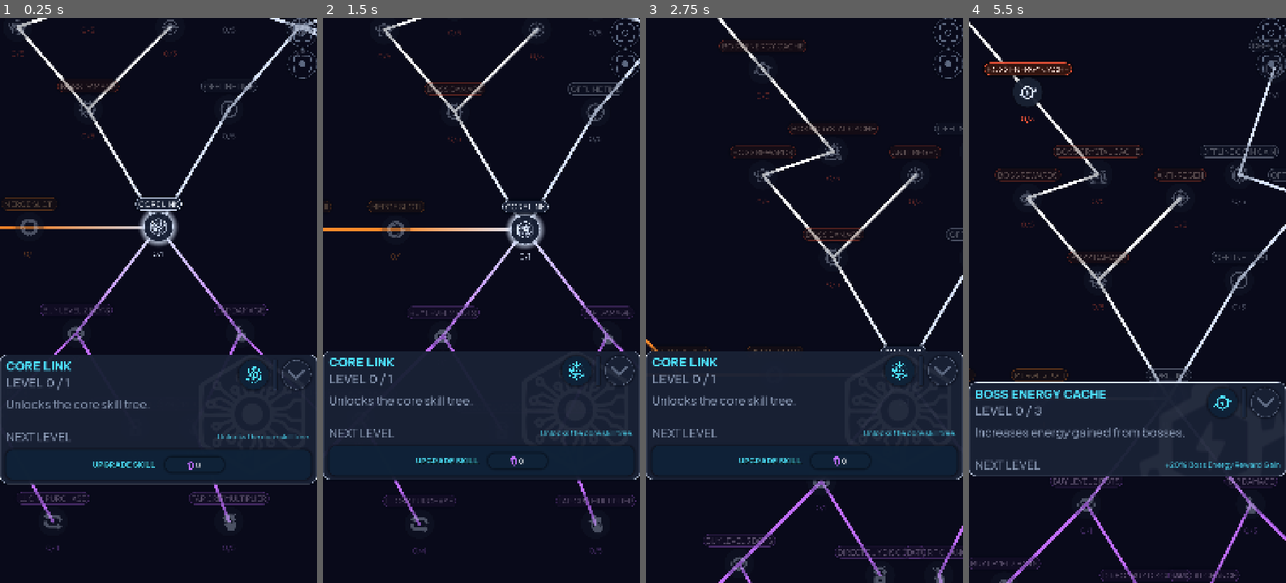
Above: before the commit, frames 1-4 (left to right).
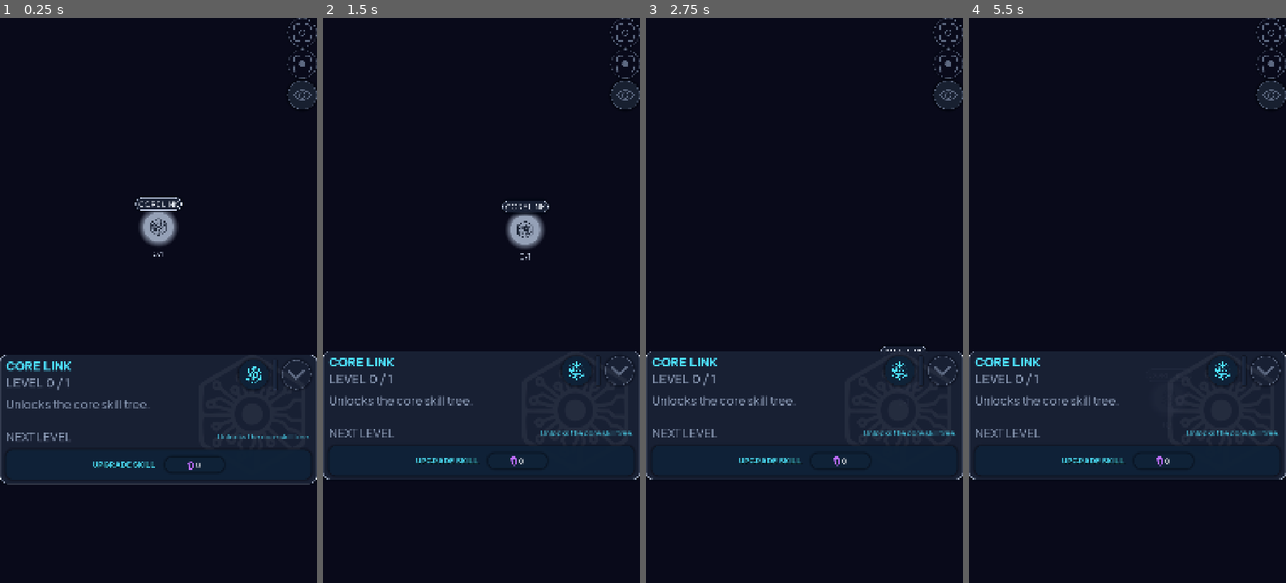
Above: after the commit, the same moments.

Repository: GogetaX/core-hopper
Game: Godot game, scene res://scenes/screens/skills/skills_screen.tscn
Same seed, same stepped clock (60 frames per second), same inputs: the game is played once before the commit and once after it. This scene is started directly instead of the project's main scene.
Inputs (mouse positions are in pixels of both pictures, inside the frame that each line leads up to):
- Up to frame 1 (0.25 s): no input
- Up to frame 2 (1.5 s): drag from (481, 227) to (513, 176) at 0.52 s; drag from (380, 181) to (465, 413) at 1.27 s
- Up to frame 3 (2.75 s): move the mouse to (680, 373) at 2.02 s; click (680, 373) at 2.17 s
- Up to frame 4 (5.5 s): tap Enter at 2.75 s; drag from (1156, 255) to (1032, 215) at 2.77 s; drag from (981, 142) to (1143, 300) at 3.52 s; drag from (1187, 249) to (1079, 159) at 4.27 s; move the mouse to (1029, 91) at 5.02 s; click (1029, 91) at 5.17 s

The runs differ from the first frame. In frame 1, 4.3% of the frame differs, in the area x 0-100%, y 0-95%; in frame 2, 4.1%; in frame 3, 3.7%; in frame 4, 13%, in the area x 0-100%, y 0-100%.

Commit message:
123

Diff:
--- a/autoload/GlobalColor.gd
+++ b/autoload/GlobalColor.gd
@@ -130,29 +130,6 @@
 
 	return "WHITE"
 
-func GetSkillBranchColor(branch: String) -> String:
-	match branch.strip_edges().to_lower():
-		"merge":
-			return "ORANGE"
-
-		"boss", "combat":
-			return "RED"
-
-		"offline", "core":
-			return "WHITE"
-
-		"bot_shop", "shop":
-			return "PURPLE"
-
-		"tap":
-			return "PURPLE"
-
-		"economy":
-			return "GOLD"
-
-		_:
-			return "WHITE"
-
 func BotRankToColor(rank_num:int):
 	match rank_num:
 		0:
--- a/autoload/GlobalSave.gd
+++ b/autoload/GlobalSave.gd
@@ -112,7 +112,7 @@
 
 func BuildCleanSaveData():
 	var res = {}
-	res["currencies"] = {"coins":0,"crystals":0,"energy":0} #default coins 0
+	res["currencies"] = {"coins":0,"crystals":50000,"energy":0} #default coins 0
 	res["bot_inventory"]={
 		"bot_db": [],
 		"merge_free_slots":4
--- a/autoload/GlobalSignals.gd
+++ b/autoload/GlobalSignals.gd
@@ -46,3 +46,5 @@
 signal OnRelicUpgradeSelected(relic_item:RelicUpgradeItemClass)
 @warning_ignore("unused_signal")
 signal OnRelicSynced()
+@warning_ignore("unused_signal")
+signal OnShowAllSkillsToggled(is_toggled)
--- a/autoload/GlobalSkillTree.gd
+++ b/autoload/GlobalSkillTree.gd
@@ -841,3 +841,8 @@
 		result["tap_execute_threshold_total"] = 0.0
 
 	return result
+
+func GetBranchColorStr(branch_id:String)->String:
+	if !_skill_tree_data.branches.has(branch_id):
+		return "WHITE"
+	return _skill_tree_data.branches[branch_id].get("color","WHITE")
--- a/data/skill_tree/skill_tree.json
+++ b/data/skill_tree/skill_tree.json
@@ -7,23 +7,23 @@
   "branches": {
 	"merge": {
 	  "title": "Merge",
-	  "color": "#F39A32"
+	  "color": "BLUE"
 	},
 	"boss": {
 	  "title": "Boss",
-	  "color": "#FF5A3B"
+	  "color": "RED"
 	},
 	"offline": {
 	  "title": "Offline",
-	  "color": "#44D7FF"
+	  "color": "WHITE"
 	},
 	"bot_shop": {
 	  "title": "Bot Shop",
-	  "color": "#7ED957"
+	  "color": "PURPLE"
 	},
 	"tap": {
 	  "title": "Tap",
-	  "color": "#B36CFF"
+	  "color": "ORANGE"
 	}
   },
   "nodes": {
@@ -548,8 +548,8 @@
         "offline_efficiency_1"
 	  ],
 	  "pos": {
-		"x": 360,
-		"y": -380
+		"x": 300,
+		"y": -500
 	  },
 	  "icon": "offline_crystal_gain",
 	  "effects": [
@@ -580,7 +580,7 @@
 	  ],
 	  "pos": {
 		"x": 500,
-		"y": -300
+		"y": -350
 	  },
 	  "icon": "energy_gain",
 	  "effects": [
@@ -744,7 +744,7 @@
         "buy_bot_lv2"
 	  ],
 	  "pos": {
-		"x": -40,
+		"x": -80,
 		"y": 340
 	  },
 	  "icon": "direct_buy_discount",
--- a/scenes/components/icon_bg.gd
+++ b/scenes/components/icon_bg.gd
@@ -2,6 +2,7 @@
 extends Control
 
 signal BtnPressed()
+signal BtnToggled(_is_toggled:bool)
 
 @export_enum("BORDER_ONLY","INSIDE_ONLY","BORDER_AND_INSIDE") var panel_type = "BORDER_AND_INSIDE":
 	set(value):
@@ -28,15 +29,16 @@
 	get:
 		return icon
 
-@export var as_button := false
+@export_enum("AS_ICON","AS_BUTTON","AS_TOGGLE") var btn_type := "AS_ICON"
 
+var is_toggled = false
 func _ready() -> void:
 	$IconBG.panel_color = panel_color
 	$IconBG.panel_type = panel_type
 	$IconBG/SkillIcon.self_modulate = $IconBG.GetBorderColor()
 	$IconBG/SkillIcon.texture = icon
 	if !Engine.is_editor_hint():
-		if as_button:
+		if btn_type == "AS_BUTTON" || btn_type == "AS_TOGGLE":
 			GlobalBtn.AddBtnPress(self)
 			GlobalBtn.BtnPress.connect(OnBtnPressed)
 			GlobalBtn.AddBtnMouseInOut(self,[$IconBG])
@@ -45,7 +47,14 @@
 	if btn_node != self:
 		return
 	GlobalBtn.AnimateBtnPressed($IconBG)
-	BtnPressed.emit()
+	match btn_type:
+		"AS_BUTTON":
+			BtnPressed.emit()
+		"AS_TOGGLE":
+			is_toggled = !is_toggled
+			$IconBG.set_border_as_bg = is_toggled
+			$IconBG/SkillIcon.self_modulate = $IconBG.GetBorderColor()
+			BtnToggled.emit(is_toggled)
 
 func GetTextColor():
 	return $IconBG.GetTextColor()
--- a/scenes/components/icon_bg_circle.tscn
+++ b/scenes/components/icon_bg_circle.tscn
@@ -2,7 +2,6 @@
 
 [ext_resource type="Script" uid="uid://c05c2amsoxcd0" path="res://scenes/components/icon_bg.gd" id="1_b0huu"]
 [ext_resource type="PackedScene" uid="uid://d0evldvdwvtf2" path="res://scenes/components/smart_panel_circle.tscn" id="2_b0huu"]
-[ext_resource type="Texture2D" uid="uid://dey60oevcyg38" path="res://art/icons/20_px/setting_icon.png" id="3_b0huu"]
 
 [node name="IconBGCircle" type="Control" unique_id=1682398798]
 custom_minimum_size = Vector2(100, 100)
@@ -29,6 +28,5 @@
 grow_horizontal = 2
 grow_vertical = 2
 mouse_filter = 2
-texture = ExtResource("3_b0huu")
 expand_mode = 1
 stretch_mode = 5
--- a/scenes/components/smart_panel_circle_skill_tree.tscn
+++ b/scenes/components/smart_panel_circle_skill_tree.tscn
@@ -8,8 +8,8 @@
 corner_radius_top_right = 100
 corner_radius_bottom_right = 100
 corner_radius_bottom_left = 100
-shadow_color = Color(0.21568628, 0.21568628, 0.21568628, 0.29411766)
-shadow_size = 10
+shadow_color = Color(1, 1, 1, 0.7294118)
+shadow_size = 20
 
 [sub_resource type="StyleBoxFlat" id="StyleBoxFlat_d5h2c"]
 resource_local_to_scene = true
@@ -24,8 +24,6 @@
 corner_radius_top_right = 100
 corner_radius_bottom_right = 100
 corner_radius_bottom_left = 100
-shadow_color = Color(1, 1, 1, 0.7294118)
-shadow_size = 20
 
 [node name="SmartPanelCircleSkill" type="Control" unique_id=892379017]
 layout_mode = 3
@@ -50,6 +48,7 @@
 theme_override_styles/panel = SubResource("StyleBoxFlat_efivy")
 
 [node name="BorderOnly" type="Panel" parent="." unique_id=1539343970]
+visible = false
 self_modulate = Color(0.7607843, 0.43529412, 1, 1)
 layout_mode = 1
 anchors_preset = 15
--- a/scenes/popups/ChestPopup.tscn
+++ b/scenes/popups/ChestPopup.tscn
@@ -40,7 +40,7 @@
 panel_type = "INSIDE_ONLY"
 panel_color = "BLUE"
 icon = ExtResource("4_apcm5")
-as_button = true
+btn_type = "AS_BUTTON"
 
 [node name="VBoxContainer" type="VBoxContainer" parent="SmartPanel" unique_id=274183451]
 layout_mode = 1
--- a/scenes/popups/RelicInvPopup.tscn
+++ b/scenes/popups/RelicInvPopup.tscn
@@ -40,7 +40,7 @@
 panel_type = "INSIDE_ONLY"
 panel_color = "BLUE"
 icon = ExtResource("4_k8l62")
-as_button = true
+btn_type = "AS_BUTTON"
 
 [node name="VBoxContainer" type="VBoxContainer" parent="SmartPanel" unique_id=274183451]
 layout_mode = 1
--- a/scenes/popups/RelicUpgradePopup.tscn
+++ b/scenes/popups/RelicUpgradePopup.tscn
@@ -51,7 +51,7 @@
 panel_type = "INSIDE_ONLY"
 panel_color = "BLUE"
 icon = ExtResource("3_elmy5")
-as_button = true
+btn_type = "AS_BUTTON"
 
 [node name="Label" type="Label" parent="HasRelics/HList3" unique_id=371064586]
 layout_mode = 2
@@ -332,7 +332,6 @@
 panel_type = "INSIDE_ONLY"
 panel_color = "BLUE"
 icon = ExtResource("3_elmy5")
-as_button = true
 
 [node name="Label" type="Label" parent="NoRelics/HList3" unique_id=635135764]
 layout_mode = 2
--- a/scenes/popups/SingleChestPopup.tscn
+++ b/scenes/popups/SingleChestPopup.tscn
@@ -54,7 +54,7 @@
 panel_type = "INSIDE_ONLY"
 panel_color = "BLUE"
 icon = ExtResource("3_8hyjs")
-as_button = true
+btn_type = "AS_BUTTON"
 
 [node name="Label" type="Label" parent="SmartPanel/VBoxContainer/HList2" unique_id=2046432609]
 layout_mode = 2
--- a/scenes/popups/WatchAdPopup.tscn
+++ b/scenes/popups/WatchAdPopup.tscn
@@ -41,7 +41,7 @@
 panel_type = "INSIDE_ONLY"
 panel_color = "BLUE"
 icon = ExtResource("7_3mn8y")
-as_button = true
+btn_type = "AS_BUTTON"
 
 [node name="VBoxContainer" type="VBoxContainer" parent="SmartPanel" unique_id=274183451]
 layout_mode = 1
--- a/scenes/screens/skills/line_2d_list.gd
+++ b/scenes/screens/skills/line_2d_list.gd
@@ -3,9 +3,18 @@
 @onready var skill_line = preload("res://scenes/screens/skills/skill_list_line_2d.tscn")
 @onready var skill_list = get_parent().get_node("SkillList") as Node2D
 
-
+var show_all_skills_toggled = false
 func _ready() -> void:
 	GlobalSignals.SkillsFinishedCreating.connect(SyncLines)
+	GlobalSignals.OnSkillLevelUpdated.connect(OnSkillUpdated)
+	GlobalSignals.OnShowAllSkillsToggled.connect(OnShowAllSkillsToggled)
+
+func OnShowAllSkillsToggled(is_toggled):
+	show_all_skills_toggled = is_toggled
+	SyncLines()
+
+func OnSkillUpdated(_skill_id:String)->void:
+	SyncLines()
 
 func SyncLines():
 	#Remove all lines
@@ -14,14 +23,16 @@
 
 	#Init all lines
 	for x in skill_list.get_children():
-		if !x.cur_skill_data.prereq_ids.is_empty():
-			for prereq_id in x.cur_skill_data.prereq_ids:
-				var l = skill_line.instantiate() as SkillLineClass
-				var prereq_skill_data = GlobalSkillTree.GetSkillData(prereq_id)
-				add_child(l)
-				var from_pos = Vector2(x.cur_skill_data.pos.x*2,x.cur_skill_data.pos.y*2)
-				var to_pos = Vector2(prereq_skill_data.pos.x*2,prereq_skill_data.pos.y*2)
-				var from_color = GlobalColor.GetSkillBranchColor(x.cur_skill_data.branch)
-				var to_color = GlobalColor.GetSkillBranchColor(prereq_skill_data.branch)
+		var skill_data = GlobalSkillTree.GetSkillData(x.cur_skill_key)
+		if !skill_data.prereq_ids.is_empty():
+			for prereq_id in skill_data.prereq_ids:
+				if GlobalSkillTree.GetAccuredSkillLevel(prereq_id) > 0 || show_all_skills_toggled:
+					var l = skill_line.instantiate() as SkillLineClass
+					var prereq_skill_data = GlobalSkillTree.GetSkillData(prereq_id)
+					add_child(l)
+					var from_pos = Vector2(skill_data.pos.x*2,skill_data.pos.y*2)
+					var to_pos = Vector2(prereq_skill_data.pos.x*2,prereq_skill_data.pos.y*2)
+					var from_color = GlobalSkillTree.GetBranchColorStr(skill_data.branch)
+					var to_color = GlobalSkillTree.GetBranchColorStr(prereq_skill_data.branch)
 
-				l.InitLine(from_pos,to_pos,from_color,to_color)
+					l.InitLine(from_pos,to_pos,from_color,to_color)
--- a/scenes/screens/skills/skill_list_line_2d.gd
+++ b/scenes/screens/skills/skill_list_line_2d.gd
@@ -26,5 +26,8 @@
 			return GlobalColor.COLOR_TAB_BORDER
 		"ORANGE":
 			return GlobalColor.COLOR_BORDER_ORANGE
+		"RED":
+			return GlobalColor.COLOR_BORDER_RED
 		_:
+			print_debug("Unknown Color: ",color_text)
 			return Color.WHITE
--- a/scenes/screens/skills/skill_tree_world.gd
+++ b/scenes/screens/skills/skill_tree_world.gd
@@ -2,8 +2,10 @@
 
 @onready var skill_world_item = preload("res://scenes/screens/skills/skill_tree_world_item.tscn")
 
+
 func _ready() -> void:
 	InitSkillTree()
+
 
 func InitSkillTree():
 	#Remove all skill list
@@ -17,7 +19,7 @@
 		$SkillList.add_child(s)
 		if Global.last_skill_key_selected == "":
 			Global.last_skill_key_selected = x
-		s.InitSkill(x,all_skill_nodes[x])
+		s.InitSkill(x)
 
 
 	await get_tree().process_frame
--- a/scenes/screens/skills/skill_tree_world_item.gd
+++ b/scenes/screens/skills/skill_tree_world_item.gd
@@ -3,27 +3,33 @@
 
 class_name WorldSkillClass
 
+var cur_skill_key = ""
+var _is_selected = false
 
-var cur_skill_data = {}
-var cur_skill_key = ""
-var _is_selected = true
+var is_all_skill_toggled = false
 
+func _ready() -> void:
+	GlobalSignals.OnShowAllSkillsToggled.connect(OnShowAllSkillsToggled)
+
+func OnShowAllSkillsToggled(is_toggled:bool):
+	is_all_skill_toggled = is_toggled
+	SetSkillVisibility()
 
 func GetSkillIcon():
 	return $SmartPanelCircleSkill/TextureRect.texture
 
-func InitSkill(skill_key,skill_data:Dictionary):
-	cur_skill_data = skill_data
+func InitSkill(skill_key):
+	var skill_data = GlobalSkillTree.GetSkillData(skill_key)
 	cur_skill_key = skill_key
-	global_position = Vector2(cur_skill_data.pos.x*2,cur_skill_data.pos.y*2)
-	$SmartPanelCircleSkill/skill_name.text = cur_skill_data.title.to_upper()
-	var skill_color_str = GlobalColor.GetSkillBranchColor(cur_skill_data.branch)
+	global_position = Vector2(skill_data.pos.x*2,skill_data.pos.y*2)
+	$SmartPanelCircleSkill/skill_name.text = skill_data.title.to_upper()
+	var skill_color_str = GlobalSkillTree.GetBranchColorStr(skill_data.branch)
 	$SmartPanelCircleSkill.panel_color = skill_color_str
-	$SmartPanelCircleSkill/TextureRect.texture = GlobalSkillTree.GetIconFromStr(cur_skill_data.icon)
+	$SmartPanelCircleSkill/TextureRect.texture = GlobalSkillTree.GetIconFromStr(skill_data.icon)
 	$SmartPanelCircleSkill/TextureRect.self_modulate = $SmartPanelCircleSkill.GetBorderColor()
 	$SmartPanelCircleSkill/skill_name.hash_tag_color = skill_color_str
 	$SmartPanelCircleSkill/skill_level.hash_tag_color = skill_color_str
-	var max_level = cur_skill_data.max_level
+	var max_level = skill_data.max_level
 	var cur_level = GlobalSkillTree.GetAccuredSkillLevel(skill_key)
 	$SmartPanelCircleSkill/skill_level.text = str(cur_level).pad_decimals(0)+"/"+str(max_level).pad_decimals(0)
 
@@ -32,76 +38,118 @@
 	GlobalSignals.OnWorldSkillClassSelected.connect(OnSkillSelected)
 	GlobalSignals.OnSkillLevelUpdated.connect(OnSkillUpdated)
 
-
-	#Check visibility
-	var skill_visible = true
-	for x in cur_skill_data.prereq_ids:
-		var prereq_skill_level = GlobalSkillTree.GetAccuredSkillLevel(x)
-		if prereq_skill_level == 0:
-			skill_visible = false
-			break
-	if !skill_visible:
-		$SmartPanelCircleSkill.panel_color = "DISABLED"
-		$SmartPanelCircleSkill.panel_type = "INSIDE_ONLY"
-		$SmartPanelCircleSkill/TextureRect.self_modulate = GlobalColor.FromColorTextBorderToColor("WHITE")
-
+	SetSkillVisibility()
 	if Global.last_skill_key_selected == cur_skill_key:
 		await get_tree().process_frame
 		GlobalSignals.OnWorldSkillClassSelected.emit(self)
+
+
+func SetSkillVisibility():
+	#Check visibility
+	var skill_data = GlobalSkillTree.GetSkillData(cur_skill_key)
+	var cur_level = GlobalSkillTree.GetAccuredSkillLevel(cur_skill_key)
+	var get_prereq = GlobalSkillTree.GetSkillPrereqIDs(cur_skill_key)
+	var skill_color_str = GlobalSkillTree.GetBranchColorStr(skill_data.branch)
+	var max_level = skill_data.max_level
+	$SmartPanelCircleSkill/skill_level.text = str(cur_level).pad_decimals(0)+"/"+str(max_level).pad_decimals(0)
+
+
+	$SmartPanelCircleSkill.panel_color = skill_color_str
+	if cur_level == 0:
+		$SmartPanelCircleSkill.panel_color = "DISABLED"
+	if get_prereq.is_empty():
+		if _is_selected:
+			visible = true
+			$SmartPanelCircleSkill.set_border_as_bg = true
+			$SmartPanelCircleSkill/skill_level.visible = true
+			$SmartPanelCircleSkill/skill_name.visible = true
+			$SmartPanelCircleSkill.panel_type = "INSIDE_ONLY"
+		else:
+			visible = true
+			$SmartPanelCircleSkill.panel_type = "BORDER_AND_INSIDE"
+			$SmartPanelCircleSkill/skill_level.visible = false
+			$SmartPanelCircleSkill/skill_name.visible = false
+			$SmartPanelCircleSkill.set_border_as_bg = false
 	else:
-		AnimateOut()
+		var has_prepreq = false
+		var prereq_amount = 0
+		for x in get_prereq:
+			if GlobalSkillTree.GetAccuredSkillLevel(x)>0:
+				prereq_amount += 1
 
-func OnSkillUpdated(skill_id:String):
-	#Check if its own skill, update level
-	if cur_skill_key == skill_id:
-		var max_level = cur_skill_data.max_level
-		var cur_level = GlobalSkillTree.GetAccuredSkillLevel(skill_id)
-		$SmartPanelCircleSkill/skill_level.text = str(cur_level).pad_decimals(0)+"/"+str(max_level).pad_decimals(0)
+		if prereq_amount != get_prereq.size():
+			has_prepreq = false
+		else:
+			has_prepreq = true
+
+		if !has_prepreq:
+			if !is_all_skill_toggled:
+				visible = false
+			else:
+				if _is_selected:
+					visible = true
+					$SmartPanelCircleSkill.set_border_as_bg = true
+					$SmartPanelCircleSkill/skill_level.visible = true
+					$SmartPanelCircleSkill/skill_name.visible = true
+					$SmartPanelCircleSkill.panel_type = "INSIDE_ONLY"
+				else:
+					visible = true
+					$SmartPanelCircleSkill.set_border_as_bg = false
+					$SmartPanelCircleSkill/skill_level.visible = true
+					$SmartPanelCircleSkill/skill_name.visible = true
+					$SmartPanelCircleSkill.panel_type = "BORDER_AND_INSIDE"
+		else:
+			if !visible:
+				modulate.a = 0.0
+				visible = true
+				var t = create_tween()
+				t.tween_property(self,"modulate:a",1.0,0.3)
+			if _is_selected:
+				$SmartPanelCircleSkill.set_border_as_bg = true
+				$SmartPanelCircleSkill/skill_level.visible = true
+				$SmartPanelCircleSkill/skill_name.visible = true
+				$SmartPanelCircleSkill.panel_type = "INSIDE_ONLY"
+				z_index = 1
+			else:
+				$SmartPanelCircleSkill.set_border_as_bg = false
+				$SmartPanelCircleSkill/skill_level.visible = false
+				$SmartPanelCircleSkill/skill_name.visible = false
+				$SmartPanelCircleSkill.panel_type = "BORDER_AND_INSIDE"
+				z_index = 0
+
+	if is_all_skill_toggled:
+		$SmartPanelCircleSkill/skill_level.visible = true
+		$SmartPanelCircleSkill/skill_name.visible = true
+		if _is_selected:
+			z_index = 1
+		else:
+			z_index = 0
+	$SmartPanelCircleSkill/TextureRect.self_modulate = $SmartPanelCircleSkill.GetBorderColor()
+
+func OnSkillUpdated(_skill_id:String):
+	if _skill_id == cur_skill_key:
+		SetSelected(true)
 		GlobalSignals.OnWorldSkillClassSelected.emit(self)
-		return
-	#check if its prereq skills, update visibility if 0
-	if !cur_skill_data.prereq_ids.is_empty() && cur_skill_data.prereq_ids.has(skill_id):
-		var skill_color_str = GlobalColor.GetSkillBranchColor(cur_skill_data.branch)
-		$SmartPanelCircleSkill.panel_color = skill_color_str
-		$SmartPanelCircleSkill.panel_type = "BORDER_AND_INSIDE"
-		$SmartPanelCircleSkill/TextureRect.self_modulate = $SmartPanelCircleSkill.GetBorderColor()
-		return
+	else:
+		SetSelected(false)
 
 func SetSelected(to_select:bool):
 	_is_selected = to_select
-	if _is_selected:
-		AnimateOut()
-	else:
-		AnimateIn()
+	SetSkillVisibility()
+
+
 
 func IsSelected():
 	return _is_selected
 
 func OnSkillSelected(skill_node:WorldSkillClass):
 	if skill_node != self:
-		AnimateOut()
+		SetSelected(false)
 	else:
 		Global.last_skill_key_selected = cur_skill_key
-		AnimateIn()
+		SetSelected(true)
+
 func OnBtnPress(control_node:Control):
 	if control_node != $SmartPanelCircleSkill:
 		return
 	GlobalSignals.OnWorldSkillClassSelected.emit(self)
-
-func AnimateIn():
-	if _is_selected:
-		return
-	z_index = 1
-	_is_selected = true
-	var t = create_tween()
-	t.tween_property($SmartPanelCircleSkill,"modulate:a",1.0,0.2)
-	$SmartPanelCircleSkill.AnimateShadow(true)
-
-func AnimateOut():
-	if !_is_selected:
-		return
-	z_index  = 0
-	_is_selected = false
-	var t = create_tween()
-	t.tween_property($SmartPanelCircleSkill,"modulate:a",0.3,0.2)
-	$SmartPanelCircleSkill.AnimateShadow(false)
--- a/scenes/screens/skills/skills_screen.gd
+++ b/scenes/screens/skills/skills_screen.gd
@@ -8,11 +8,14 @@
 	SyncCurStateBtn()
 
 func OnSkillClassSelected(skill_class:WorldSkillClass):
-	$SelectedSkill/VList/HList/VList/skill_name.text = skill_class.cur_skill_data.title.to_upper()
-	var cur_level = GlobalSkillTree.GetAccuredSkillLevel(skill_class.cur_skill_key)
-	var max_level = skill_class.cur_skill_data.max_level
+	var cur_skill_key = skill_class.cur_skill_key
+	var cur_skill_data = GlobalSkillTree.GetSkillData(cur_skill_key)
+
+	$SelectedSkill/VList/HList/VList/skill_name.text = cur_skill_data.title.to_upper()
+	var cur_level = GlobalSkillTree.GetAccuredSkillLevel(cur_skill_key)
+	var max_level = cur_skill_data.max_level
 	$SelectedSkill/VList/HList/VList/skill_level.text = "LEVEL "+str(cur_level).pad_decimals(0)+" / "+str(max_level).pad_decimals(0)
-	$SelectedSkill/VList/description.text = skill_class.cur_skill_data.description
+	$SelectedSkill/VList/description.text = cur_skill_data.description
 	$SelectedSkill/skill_icon.texture = skill_class.GetSkillIcon()
 	$SelectedSkill/VList/HList/Control/HBoxContainer/IconBGCircle.icon = skill_class.GetSkillIcon()
 	#Cur Level Effect
@@ -23,24 +26,24 @@
 	#Next level effect
 	if cur_level < max_level:
 		$SelectedSkill/VList/next_level_row.visible = true
-		if skill_class.cur_skill_data.effects.is_empty():
-			$SelectedSkill/VList/next_level_row/next_level_effect.text = skill_class.cur_skill_data.description
+		if cur_skill_data.effects.is_empty():
+			$SelectedSkill/VList/next_level_row/next_level_effect.text = cur_skill_data.description
 		else:
-			$SelectedSkill/VList/cur_level_row/cur_level_effect.text = GlobalSkillTree.GetSkillCurrentEffectLine(skill_class.cur_skill_key)
-			$SelectedSkill/VList/next_level_row/next_level_effect.text = GlobalSkillTree.GetSkillNextEffectLine(skill_class.cur_skill_key)
+			$SelectedSkill/VList/cur_level_row/cur_level_effect.text = GlobalSkillTree.GetSkillCurrentEffectLine(cur_skill_key)
+			$SelectedSkill/VList/next_level_row/next_level_effect.text = GlobalSkillTree.GetSkillNextEffectLine(cur_skill_key)
 	else:
-		$SelectedSkill/VList/cur_level_row/cur_level_effect.text = GlobalSkillTree.GetSkillCurrentEffectLine(skill_class.cur_skill_key)
+		$SelectedSkill/VList/cur_level_row/cur_level_effect.text = GlobalSkillTree.GetSkillCurrentEffectLine(cur_skill_key)
 		$SelectedSkill/VList/next_level_row.visible = false
 	#UpgradeSkillBtn rules
 	$SelectedSkill/VList/UpgradeSkillBtn.visible = false
-	if cur_level == 0 && skill_class.cur_skill_data.effects.is_empty():
-		var upgrade_pice = GlobalSkillTree.GetSkillNextCost(skill_class.cur_skill_key)
+	if cur_level == 0 && cur_skill_data.effects.is_empty():
+		var upgrade_pice = GlobalSkillTree.GetSkillNextCost(cur_skill_key)
 		$SelectedSkill/VList/UpgradeSkillBtn.price_text = Global.CurrencyToString(upgrade_pice)
 		$SelectedSkill/VList/UpgradeSkillBtn.price_int = upgrade_pice
 		$SelectedSkill/VList/UpgradeSkillBtn.visible = true
 	elif cur_level < max_level:
-		if GlobalSkillTree.AreSkillPrereqsMet(skill_class.cur_skill_key):
-			var upgrade_pice = GlobalSkillTree.GetSkillNextCost(skill_class.cur_skill_key)
+		if GlobalSkillTree.AreSkillPrereqsMet(cur_skill_key):
+			var upgrade_pice = GlobalSkillTree.GetSkillNextCost(cur_skill_key)
 			$SelectedSkill/VList/UpgradeSkillBtn.price_text = Global.CurrencyToString(upgrade_pice)
 			$SelectedSkill/VList/UpgradeSkillBtn.price_int = upgrade_pice
 			$SelectedSkill/VList/UpgradeSkillBtn.visible = true
@@ -111,3 +114,9 @@
 					"daily_free_bot_level_bonus":
 						GlobalSave.save_data.daily_free_bot.amount += 1
 	GlobalSave.SyncSave()
+
+
+func _on_toggle_visibility_btn_toggled(_is_toggled: bool) -> void:
+	GlobalSignals.OnShowAllSkillsToggled.emit(_is_toggled)
+	if _is_toggled:
+		GlobalSignals.ResetSkillCamera.emit()
--- a/scenes/screens/skills/skills_screen.tscn
+++ b/scenes/screens/skills/skills_screen.tscn
@@ -12,6 +12,7 @@
 [ext_resource type="Texture2D" uid="uid://c0mptbryjpny4" path="res://art/ui/maximize.png" id="8_wute0"]
 [ext_resource type="Texture2D" uid="uid://cefyjvaviqiut" path="res://art/ui/center_screen.png" id="9_psedl"]
 [ext_resource type="Texture2D" uid="uid://b34dq7l4qyk6m" path="res://art/ui/center_node.png" id="10_7bcdg"]
+[ext_resource type="Texture2D" uid="uid://g8tfs6asrr8d" path="res://art/ui/visibility.png" id="13_fodwd"]
 
 [node name="SkillScreen" type="Control" unique_id=1295626318]
 layout_mode = 3
@@ -48,6 +49,7 @@
 anchor_top = 1.0
 offset_top = -650.0
 grow_vertical = 0
+panel_type = null
 panel_color = "WHITE"
 
 [node name="skill_icon" type="TextureRect" parent="SelectedSkill" unique_id=1391741583]
@@ -127,14 +129,12 @@
 panel_type = "BORDER_ONLY"
 panel_color = "DISABLED"
 icon = ExtResource("7_ymlgm")
-as_button = true
 
 [node name="ScrollUpBtn" parent="SelectedSkill/VList/HList/Control/HBoxContainer" unique_id=1204389369 instance=ExtResource("2_37rvp")]
 layout_mode = 2
 panel_type = "BORDER_ONLY"
 panel_color = "DISABLED"
 icon = ExtResource("8_wute0")
-as_button = true
 
 [node name="description" type="Label" parent="SelectedSkill/VList" unique_id=178832608]
 layout_mode = 2
@@ -210,14 +210,21 @@
 panel_type = "BORDER_ONLY"
 panel_color = "DISABLED"
 icon = ExtResource("9_psedl")
-as_button = true
+btn_type = "AS_BUTTON"
 
 [node name="CenterSelectedSkill" parent="VList" unique_id=101831475 instance=ExtResource("2_37rvp")]
 layout_mode = 2
 panel_type = "BORDER_ONLY"
 panel_color = "DISABLED"
 icon = ExtResource("10_7bcdg")
-as_button = true
+btn_type = "AS_BUTTON"
+
+[node name="ToggleVisibility" parent="VList" unique_id=1256947868 instance=ExtResource("2_37rvp")]
+layout_mode = 2
+panel_type = "BORDER_AND_INSIDE"
+panel_color = "DISABLED"
+icon = ExtResource("13_fodwd")
+btn_type = "AS_TOGGLE"
 
 [connection signal="resized" from="SelectedSkill/VList" to="." method="_on_v_list_resized"]
 [connection signal="BtnPressed" from="SelectedSkill/VList/HList/Control/HBoxContainer/ScrollDownBtn" to="." method="_on_scroll_down_btn_btn_pressed"]
@@ -225,3 +232,5 @@
 [connection signal="BtnPressedWithPrice" from="SelectedSkill/VList/UpgradeSkillBtn" to="." method="_on_upgrade_skill_btn_btn_pressed_with_price"]
 [connection signal="BtnPressed" from="VList/ResetCamera" to="." method="_on_reset_camera_btn_pressed"]
 [connection signal="BtnPressed" from="VList/CenterSelectedSkill" to="." method="_on_center_selected_skill_btn_pressed"]
+[connection signal="BtnPressed" from="VList/ToggleVisibility" to="." method="_on_center_selected_skill_btn_pressed"]
+[connection signal="BtnToggled" from="VList/ToggleVisibility" to="." method="_on_toggle_visibility_btn_toggled"]
Binary file added: art/ui/visibility.png
